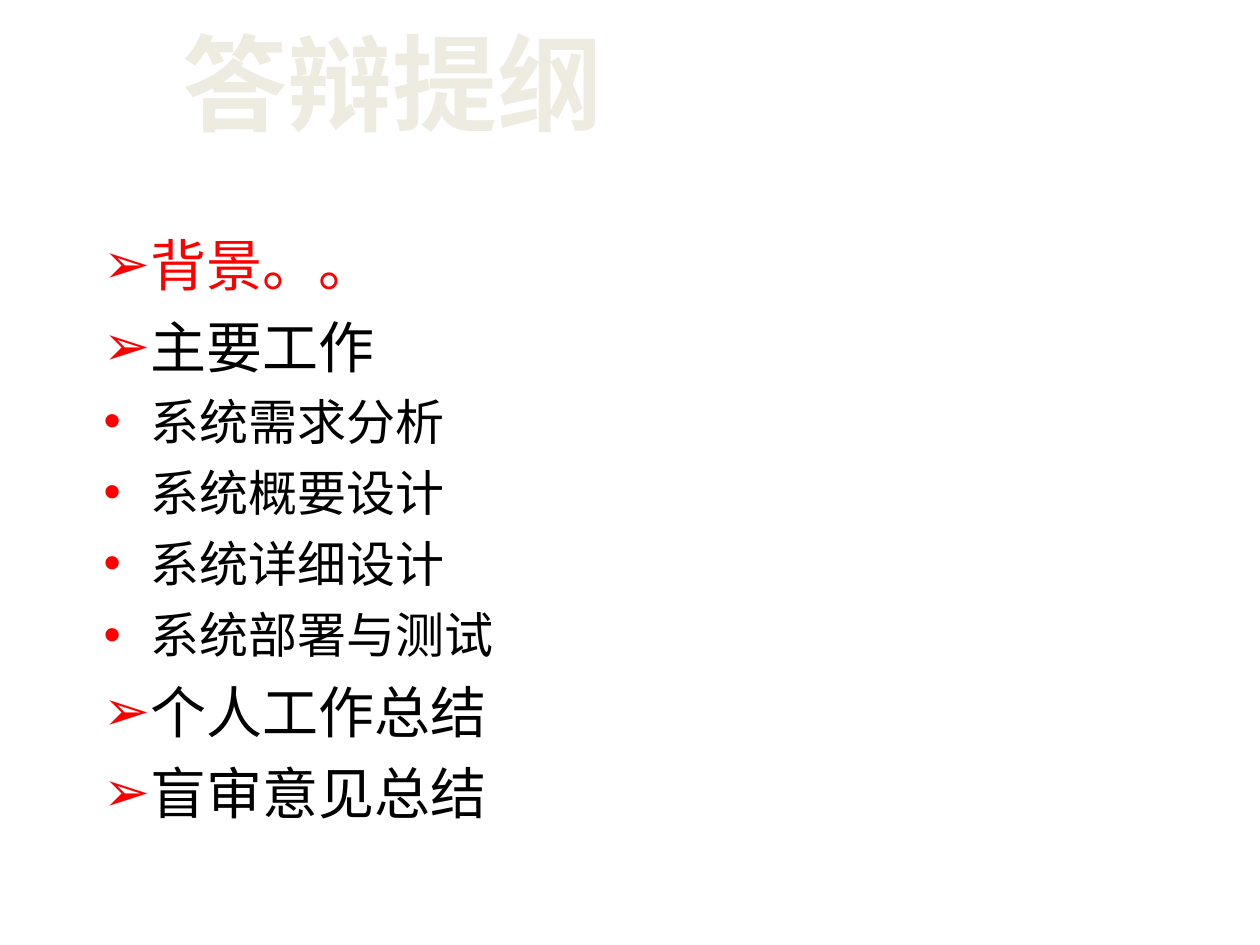
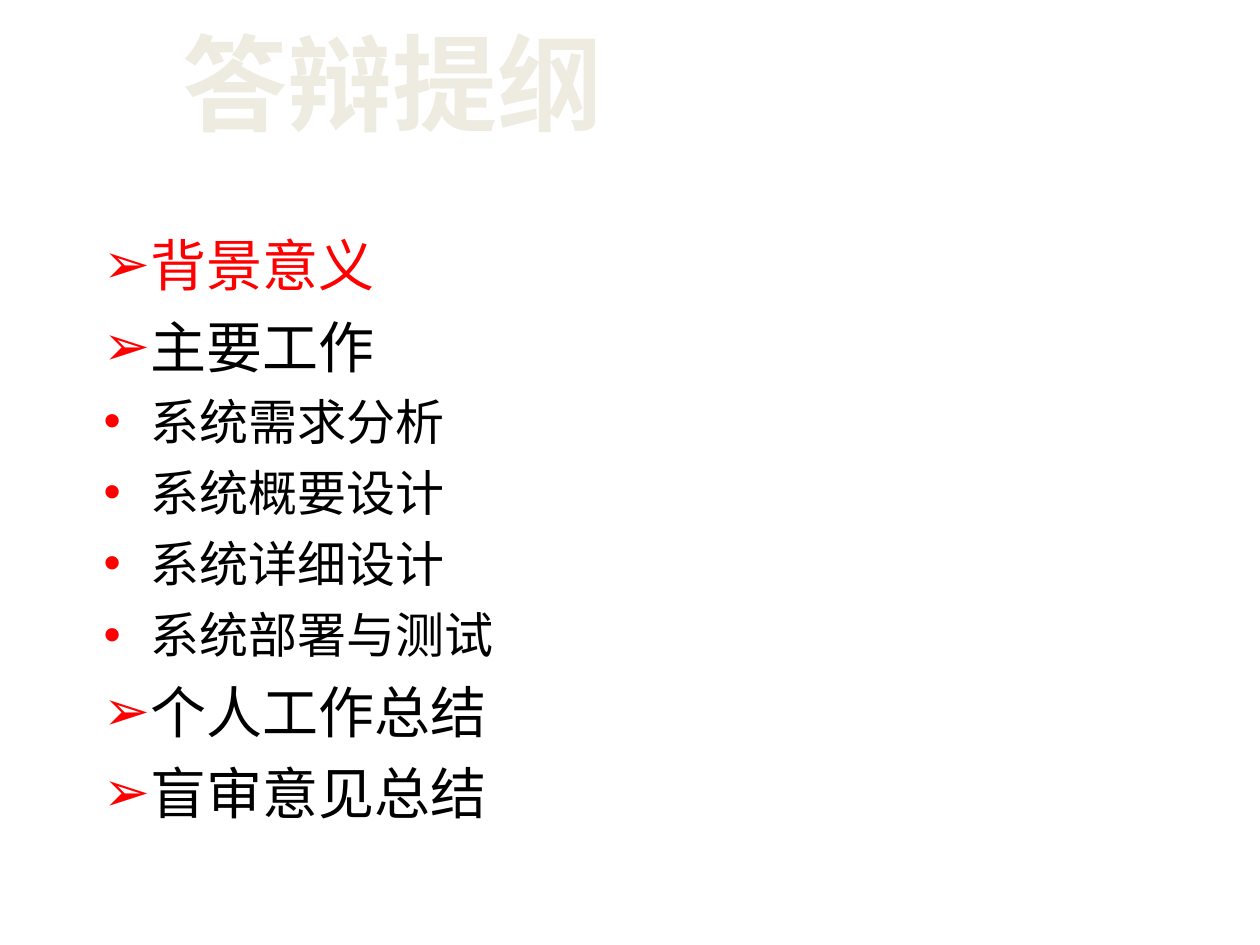
Before and after one commit to netbeen/BiyePaper, a slide deck: slide 2 of 答辩PPT.ppt. Drawn at 1260x945 pixels with LibreOffice and Linux fonts; fonts in the diff are those of the drawing; background and template pictures are left out. Boxes give left, top, right and bottom in pixels: in the first picture for what was removed or moved away, otherwise in the second. Text is boxed around its words. In the diff, an @@ line names an element or a change of style, - is before the commit and + after.

```diff
--- a/答辩PPT.ppt
+++ b/答辩PPT.ppt
@@ text at (x1=151, y1=238, x2=375, y2=291): text changed @@
-➢ 背景。。
+➢ 背景意义
```
Also in this commit, not shown: 10 other slides changed.
